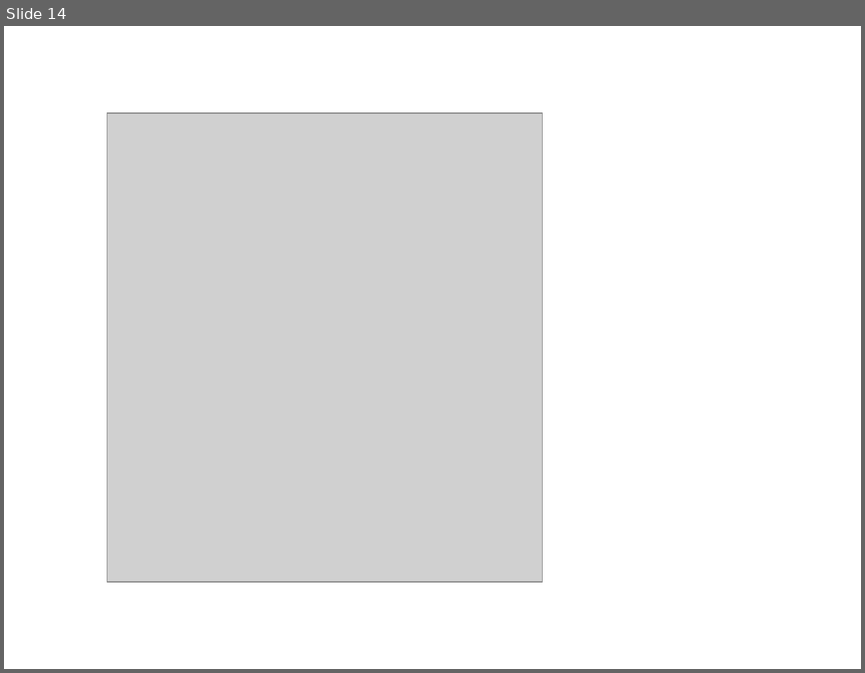
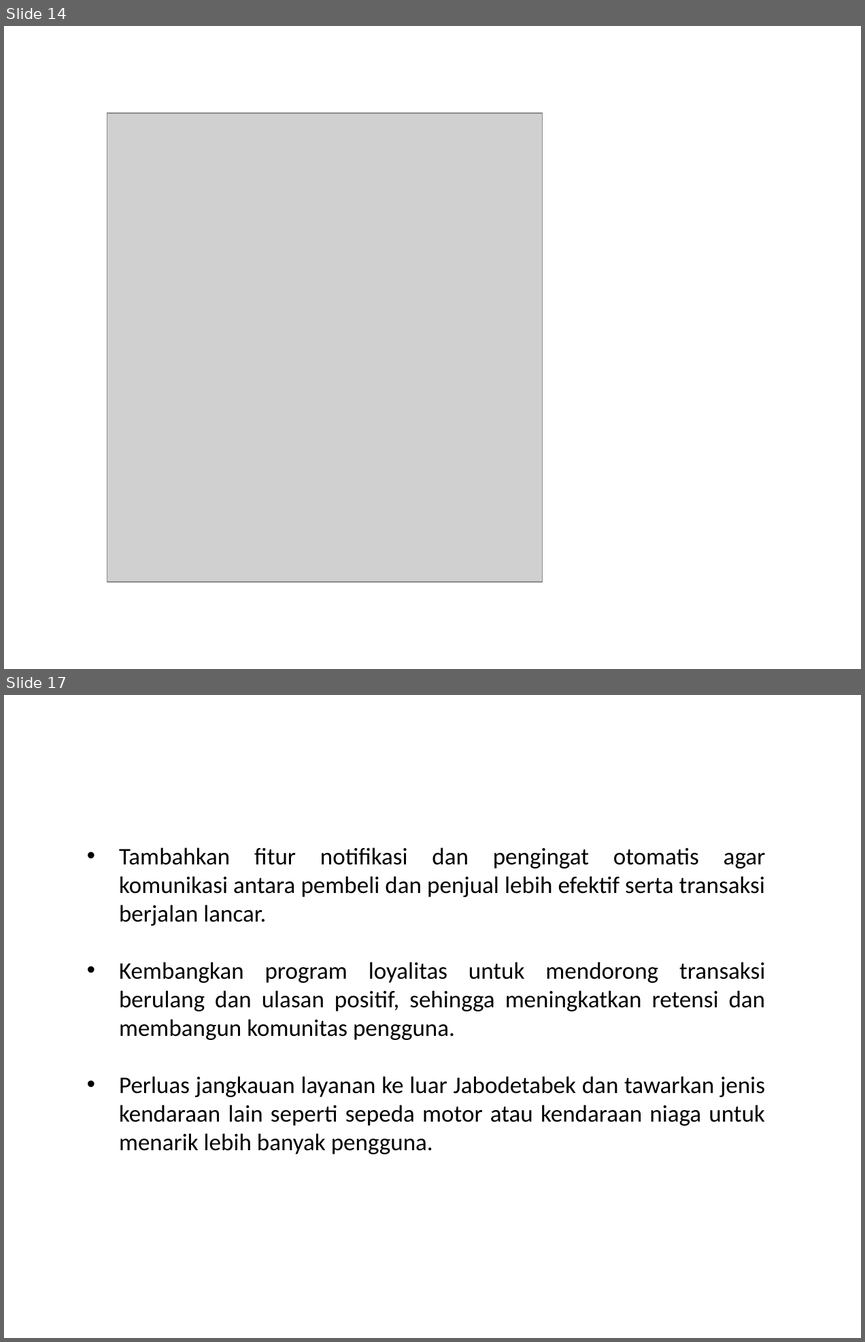
Before and after one commit to tarmidzibariq/KULIAH-SEMESTER-6, a slide deck: Penulisan Ilmiah/Sidang/Salinan dari Template Presentasi Sidang.pptx. Shown one above the other, each under a label of ours: slide 14 before the commit, slides 14 and 17 after it; the slides between them are not shown. The pictures are 865x673 and 865x1342 pixels, drawn with LibreOffice and Linux fonts; fonts in the diff are those of the drawing; grey boxes stand for pictures; background and template pictures are left out. Boxes give left, top, right and bottom in pixels: in the first picture for what was removed or moved away, otherwise in the second. Text is boxed around its words. In the diff, an @@ line names an element or a change of style, - is before the commit and + after.

```diff
--- a/Penulisan Ilmiah/Sidang/Salinan dari Template Presentasi Sidang.pptx
+++ b/Penulisan Ilmiah/Sidang/Salinan dari Template Presentasi Sidang.pptx
@@ slide 17 added at (4,695,861,1338), background #FFFFFF @@
@@ title added at (4,695,676,774), 24 pt, text #FFFFFF @@
+SARAN
@@ text added at (119,847,766,1154), 20 pt, text #000000 @@
+• Tambahkan fitur notifikasi dan pengingat otomatis agar komunikasi antara pembeli dan penjual lebih efektif serta transaksi berjalan lancar.
+• Kembangkan program loyalitas untuk mendorong transaksi berulang dan ulasan positif, sehingga meningkatkan retensi dan membangun komunitas pengguna.
+• Perluas jangkauan layanan ke luar Jabodetabek dan tawarkan jenis kendaraan lain seperti sepeda motor atau kendaraan niaga untuk menarik lebih banyak pengguna.
```
Also in this commit, not shown: 1 slide changed, 2 other slides added, 2 slides removed.
